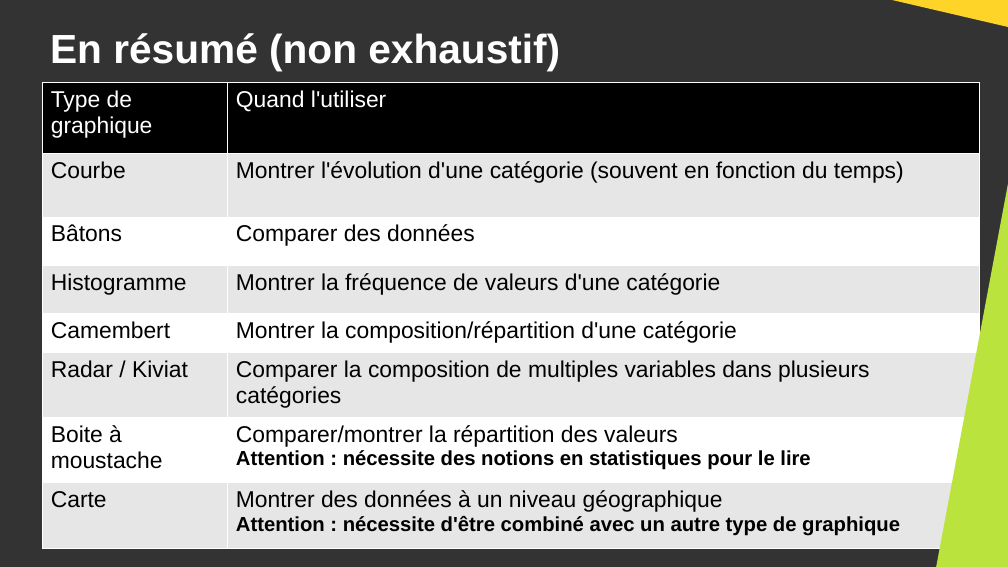
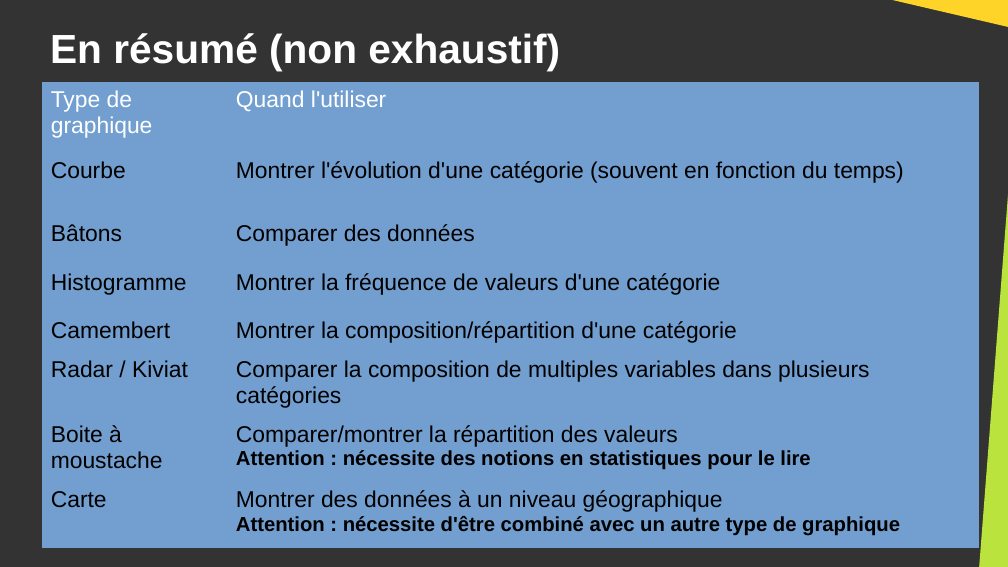
Before and after one commit to DanYellow/cours, a slide deck: slide 25 of big-data-s4/travaux-pratiques/numero-7/presentation.odp (slide 24 before the commit). Drawn at 1008x567 pixels with LibreOffice and Linux fonts; fonts in the diff are those of the drawing. Boxes give left, top, right and bottom in pixels: in the first picture for what was removed or moved away, otherwise in the second. Text is boxed around its words. In the diff, an @@ line names an element or a change of style, - is before the commit and + after.

```diff
--- a/big-data-s4/travaux-pratiques/numero-7/presentation.odp
+++ b/big-data-s4/travaux-pratiques/numero-7/presentation.odp
@@ table at (42, 82, 981, 548) @@
@@ fill #000000 to #729FCF in row 1 @@
@@ fill #E6E6E6 to #729FCF in 8 cells @@
@@ fill #FFFFFF to #729FCF in 6 cells @@
@@ borders changed @@
@@ right triangle: place and size @@
-right triangle at (937, 176, 1008, 567)
+right triangle at (980, 176, 1008, 567)
```
Also in this commit, not shown: 10 other slides changed, 1 slide added, 8 other files.
